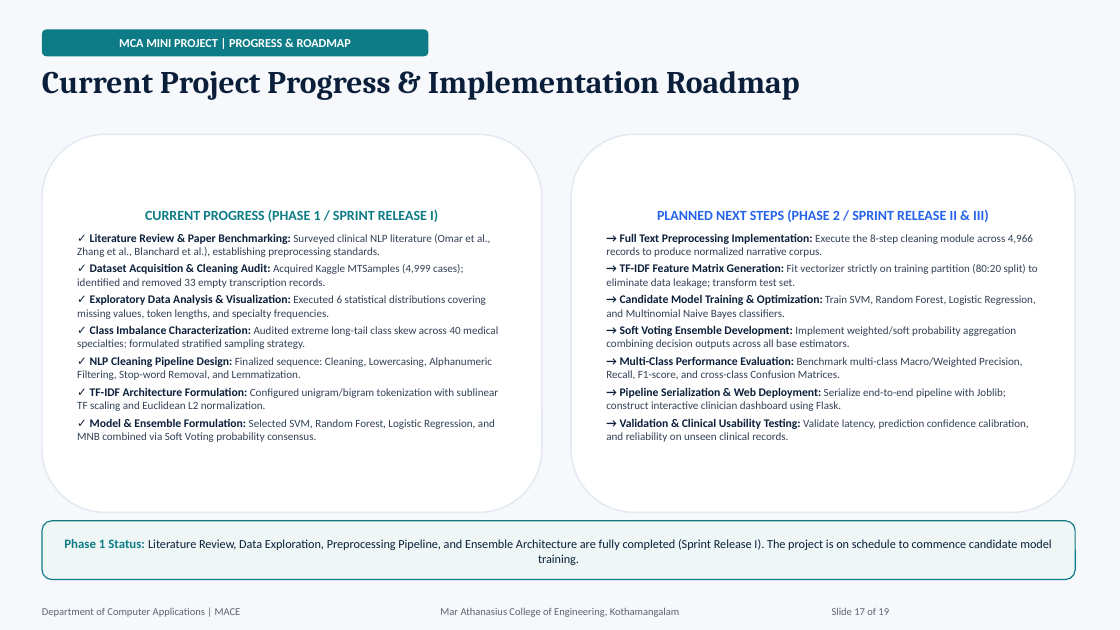
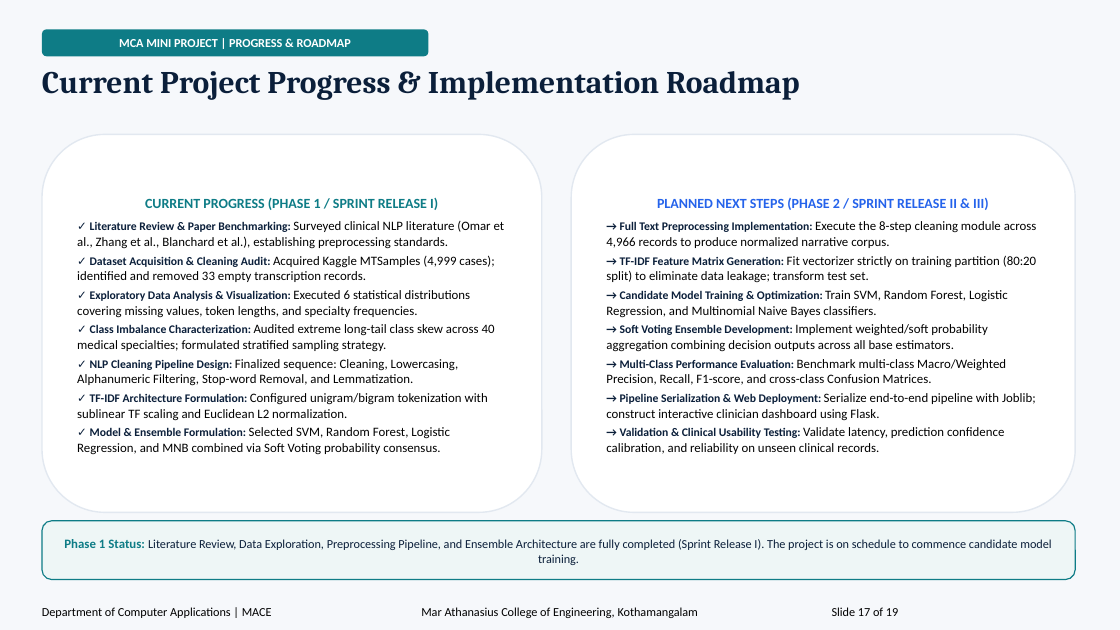
Before and after one commit to JiphinGeorge/Mini-Project-S3-MCA, a slide deck: slide 17 of Medical_Specialty_Classification_Presentation.pptx. Drawn at 1120x630 pixels with LibreOffice and Linux fonts; fonts in the diff are those of the drawing. Boxes give left, top, right and bottom in pixels: in the first picture for what was removed or moved away, otherwise in the second. Text is boxed around its words. In the diff, an @@ line names an element or a change of style, - is before the commit and + after.

Commit message:
feat: add automation script to standardize text colors, increase font sizes, and apply theme-specific styling to the project presentation

```diff
--- a/Medical_Specialty_Classification_Presentation.pptx
+++ b/Medical_Specialty_Classification_Presentation.pptx
@@ rounded rectangle "CURRENT PROGRESS (PHASE 1 / ..." at box(42, 134, 542, 513): text colour #0E7C86 to none in "CURRENT PROGRESS (PHASE 1 / SPRINT RELEASE ..."; size 9.5 to 11 pt, text colour #334155 to #000000 in "Surveyed clinical NLP literature (Omar et al., ...", "Acquired Kaggle MTSamples (4,999 cases); identified and ...", "Executed 6 statistical distributions covering missing values ...", "Audited extreme long-tail class skew across 40 ..." and 3 more places @@
@@ rounded rectangle "PLANNED NEXT STEPS (PHASE 2 ..." at box(571, 134, 1075, 513): text colour #2563EB to none in "PLANNED NEXT STEPS (PHASE 2 / SPRINT ..."; size 9.5 to 11 pt, text colour #334155 to #000000 in "Execute the 8-step cleaning module across 4,966 ...", "Fit vectorizer strictly on training partition (80:20 ...", "Train SVM, Random Forest, Logistic Regression, and ...", "Implement weighted/soft probability aggregation combining de ..." and 3 more places @@
@@ text "Department of Computer Applications | ..." at box(42, 607, 272, 618): size 9 to 10.5 pt, text colour #5B6472 to #000000 @@
@@ text "Mar Athanasius College of Engineering, ..." at box(421, 607, 698, 618): size 9 to 10.5 pt, text colour #5B6472 to #000000 @@
@@ text "Slide 17 of 19" at box(832, 607, 898, 616): size 9 to 10.5 pt, text colour #5B6472 to none @@
```
Also in this commit, not shown: 16 other slides changed, 2 other files.
